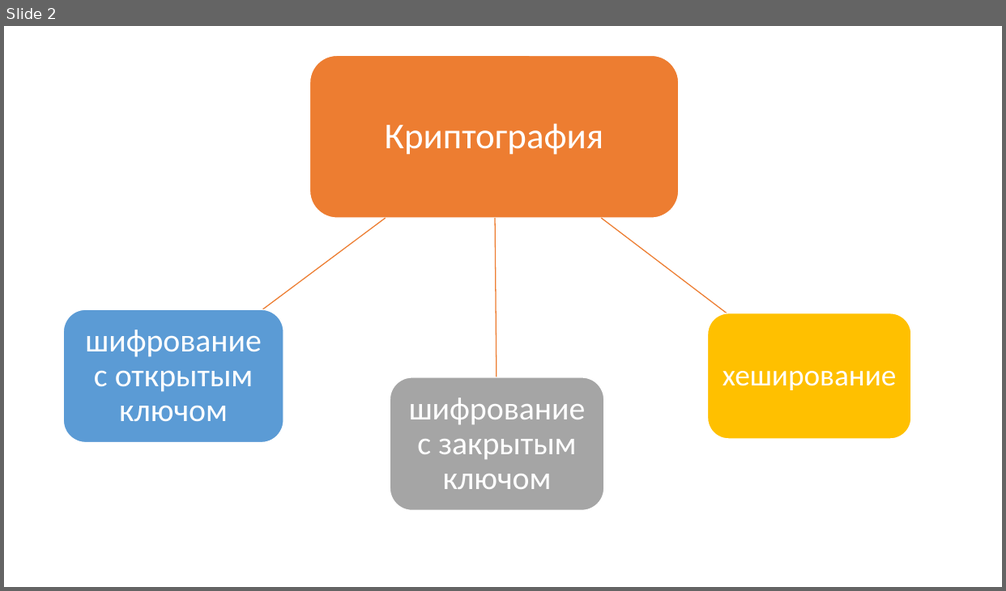
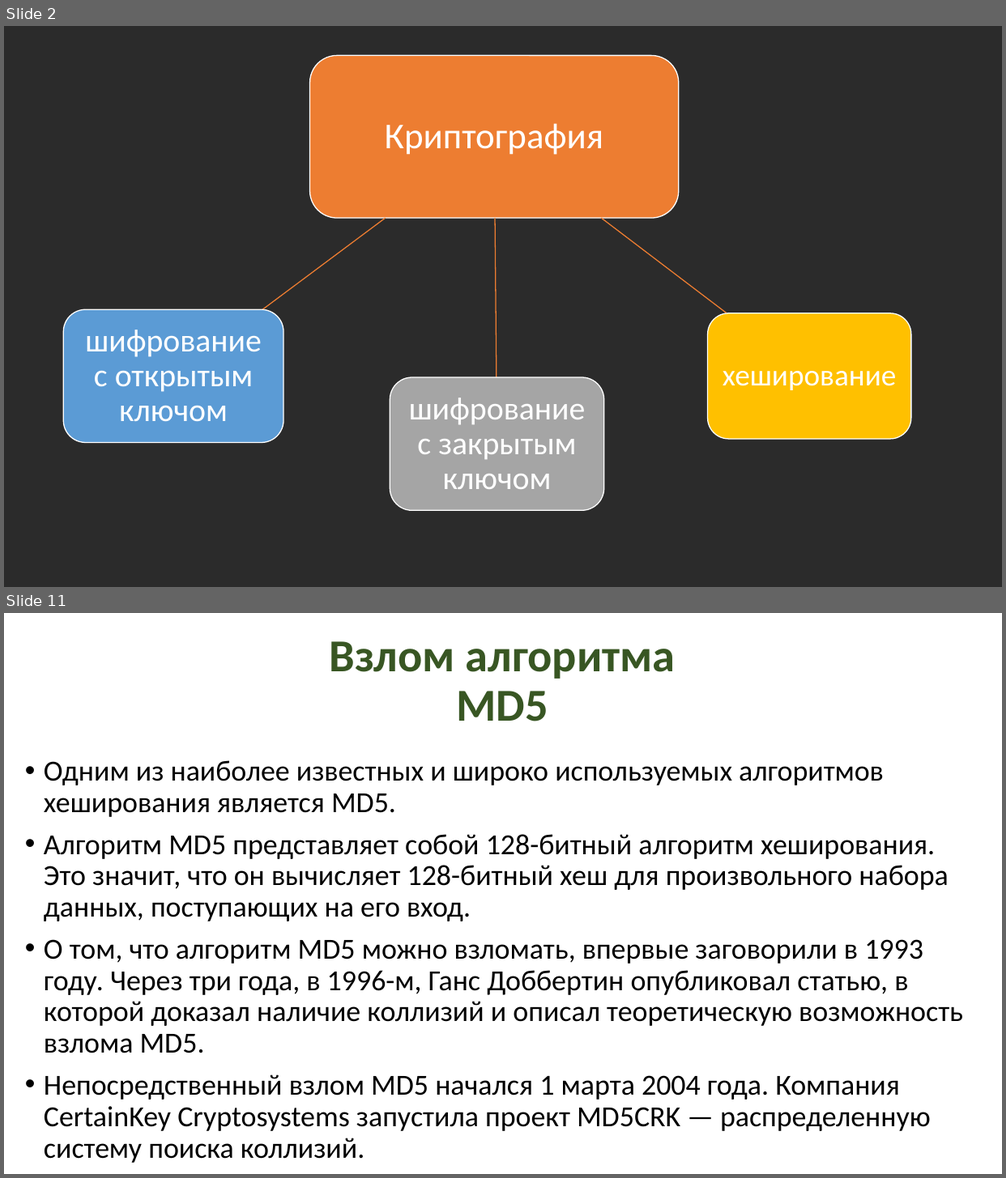
Before and after one commit to MamonovaMaria/Criptography, a slide deck: Взломы с GPU/Атаки с GPU.pptx. Shown one above the other, each under a label of ours: slide 2 before the commit, slides 2 and 11 after it; the slides between them are not shown. The pictures are 1006x591 and 1006x1178 pixels, drawn with LibreOffice and Linux fonts; fonts in the diff are those of the drawing; background and template pictures are left out; a plain dark background stands for a picture behind light text. Boxes give left, top, right and bottom in pixels: in the first picture for what was removed or moved away, otherwise in the second. Text is boxed around its words. In the diff, an @@ line names an element or a change of style, - is before the commit and + after.

```diff
--- a/Взломы с GPU/Атаки с GPU.pptx
+++ b/Взломы с GPU/Атаки с GPU.pptx
@@ slide 11 added at [4, 613, 1002, 1174], background picture (left out) @@
@@ title added at [329, 641, 675, 722], 44 pt, text #385723, bold @@
+Взлом алгоритма MD5
@@ text added at [44, 760, 963, 1163], 28 pt, text #000000 @@
+• Одним из наиболее известных и широко используемых алгоритмов хеширования является MD5.
+• Алгоритм MD5 представляет собой 128-битный алгоритм хеширования. Это значит, что он вычисляет 128-битный хеш для произвольного набора данных, поступающих на его вход.
+• О том, что алгоритм MD5 можно взломать, впервые заговорили в 1993 году. Через три года, в 1996-м, Ганс Доббертин опубликовал статью, в которой доказал наличие коллизий и описал теоретическую возможность взлома MD5.
+• Непосредственный взлом MD5 начался 1 марта 2004 года. Компания CertainKey Cryptosystems запустила проект MD5CRK — распределенную систему поиска коллизий.
@@ slide 2 changed as well @@
@@ background #FFFFFF to picture (left out) @@
```
Also in this commit, not shown: 1 other slide changed, 17 other slides added, 9 slides removed, 4 other files.
